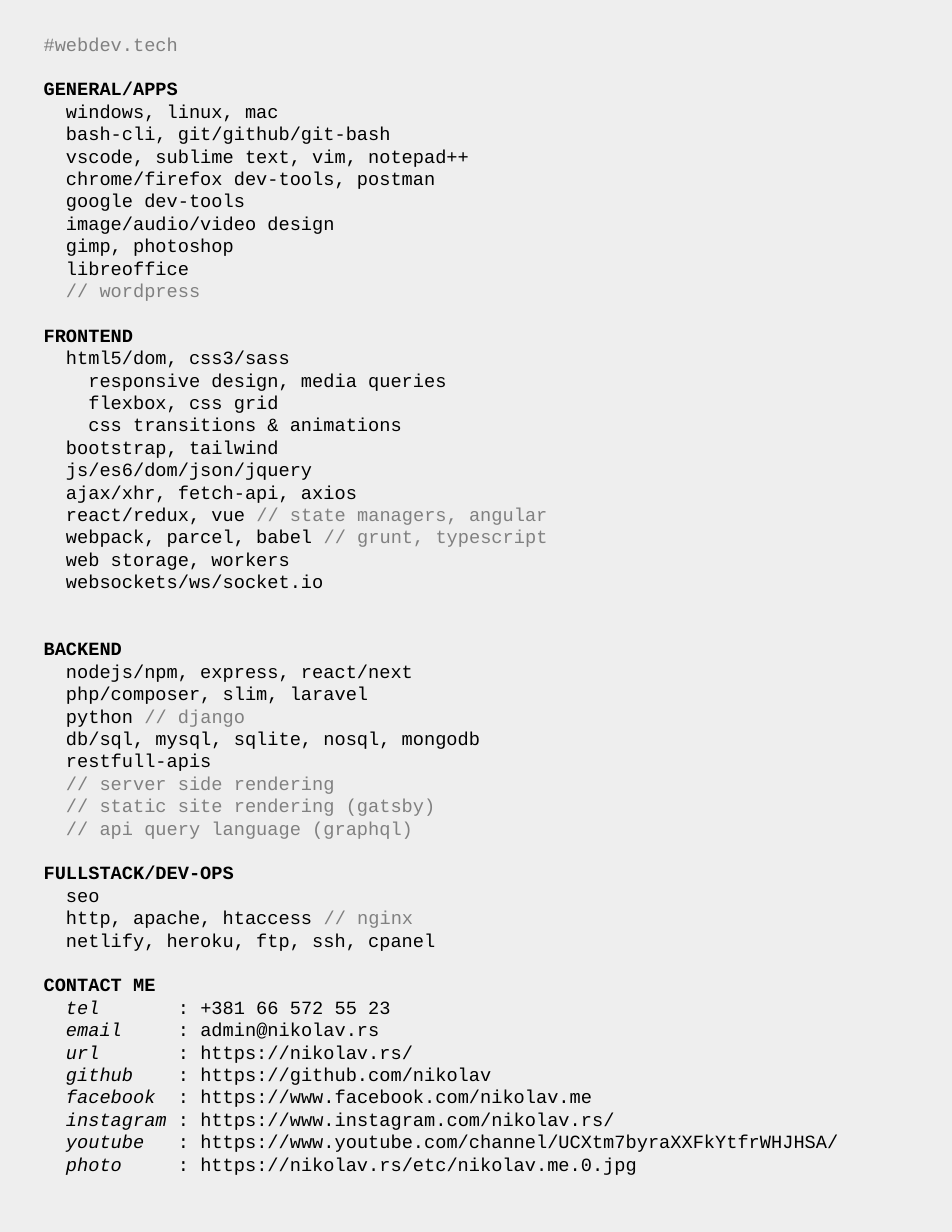
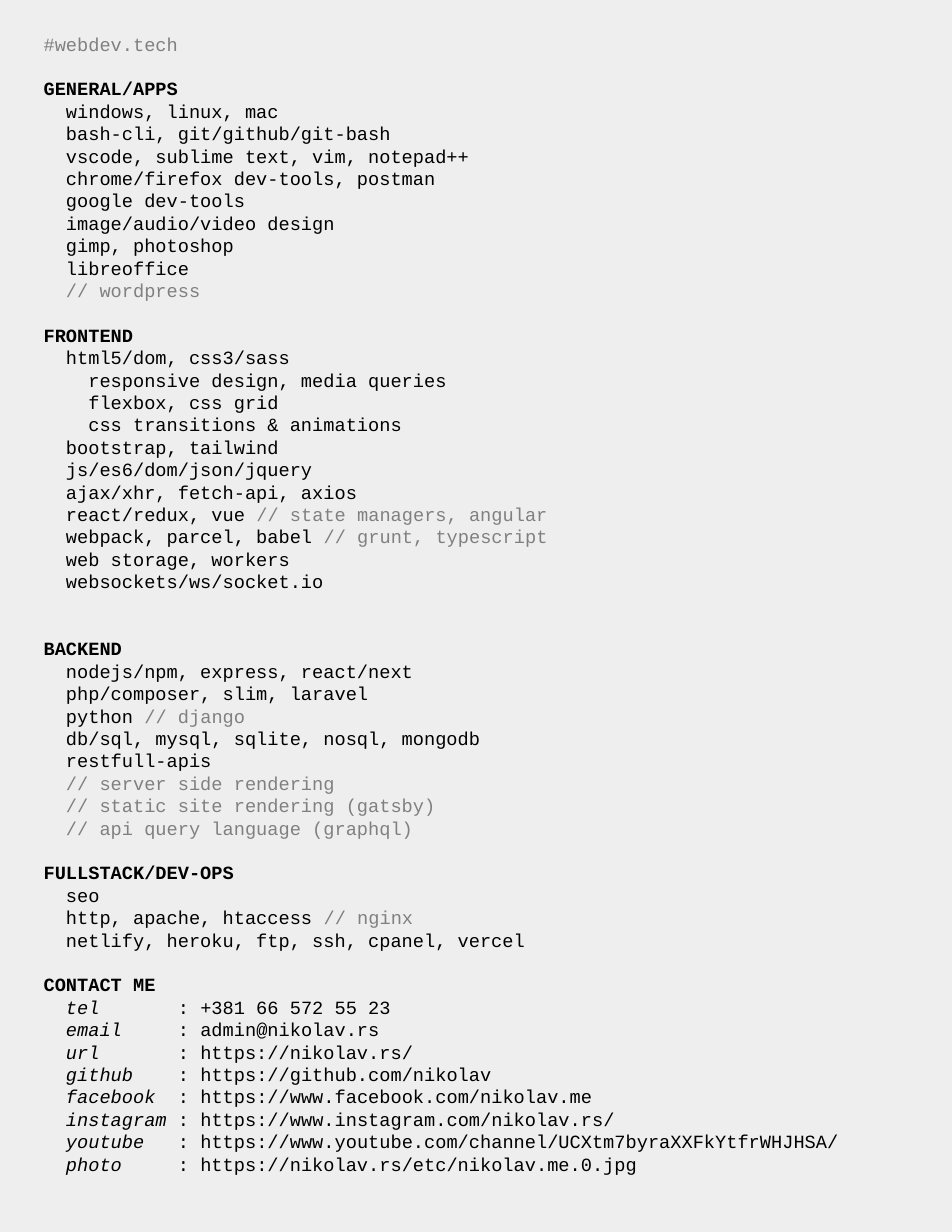
Before and after one commit to nikolav/nikolav.rs, a slide deck: slide 1 of etc/webdev-tech.odp. Drawn at 952x1232 pixels with LibreOffice and Linux fonts; fonts in the diff are those of the drawing. Boxes give left, top, right and bottom in pixels: in the first picture for what was removed or moved away, otherwise in the second. Text is boxed around its words. In the diff, an @@ line names an element or a change of style, - is before the commit and + after.

```diff
--- a/etc/webdev-tech.odp
+++ b/etc/webdev-tech.odp
@@ text at [66,934,525,951]: text changed @@
-netlify, heroku, ftp, ssh, cpanel
+netlify, heroku, ftp, ssh, cpanel, vercel
```
Also in this commit, not shown: 3 other files.
